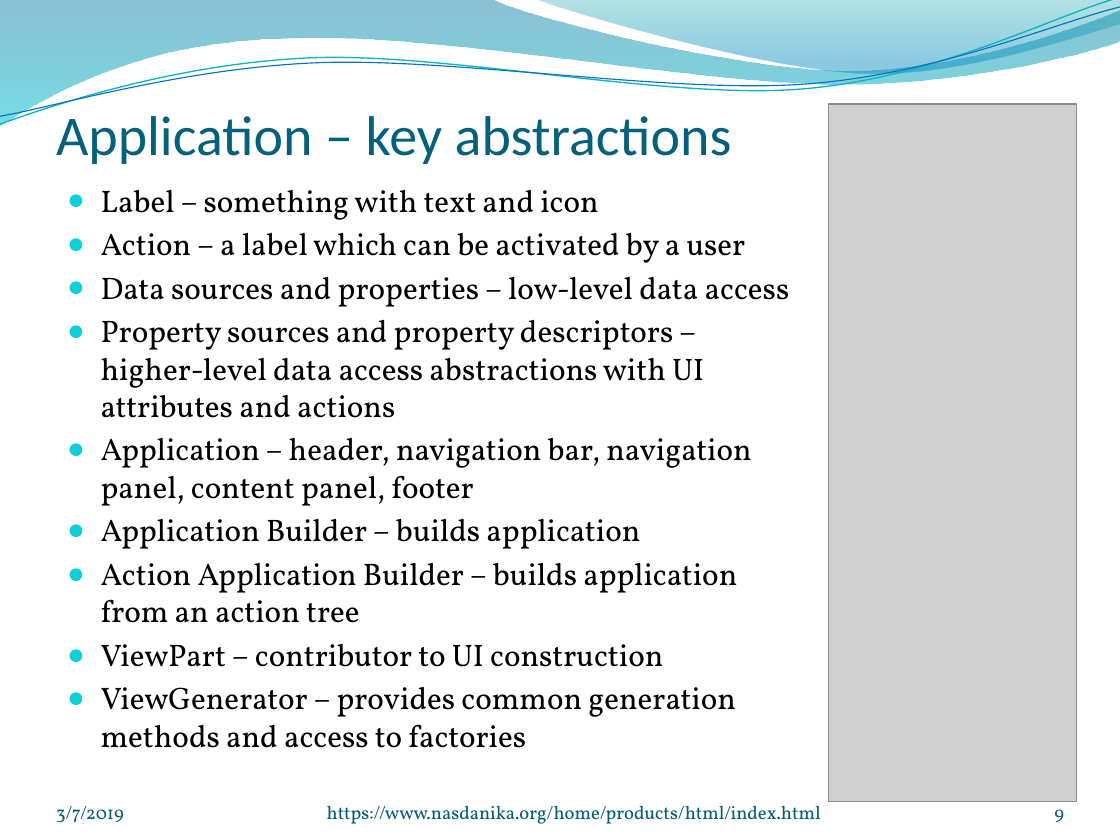
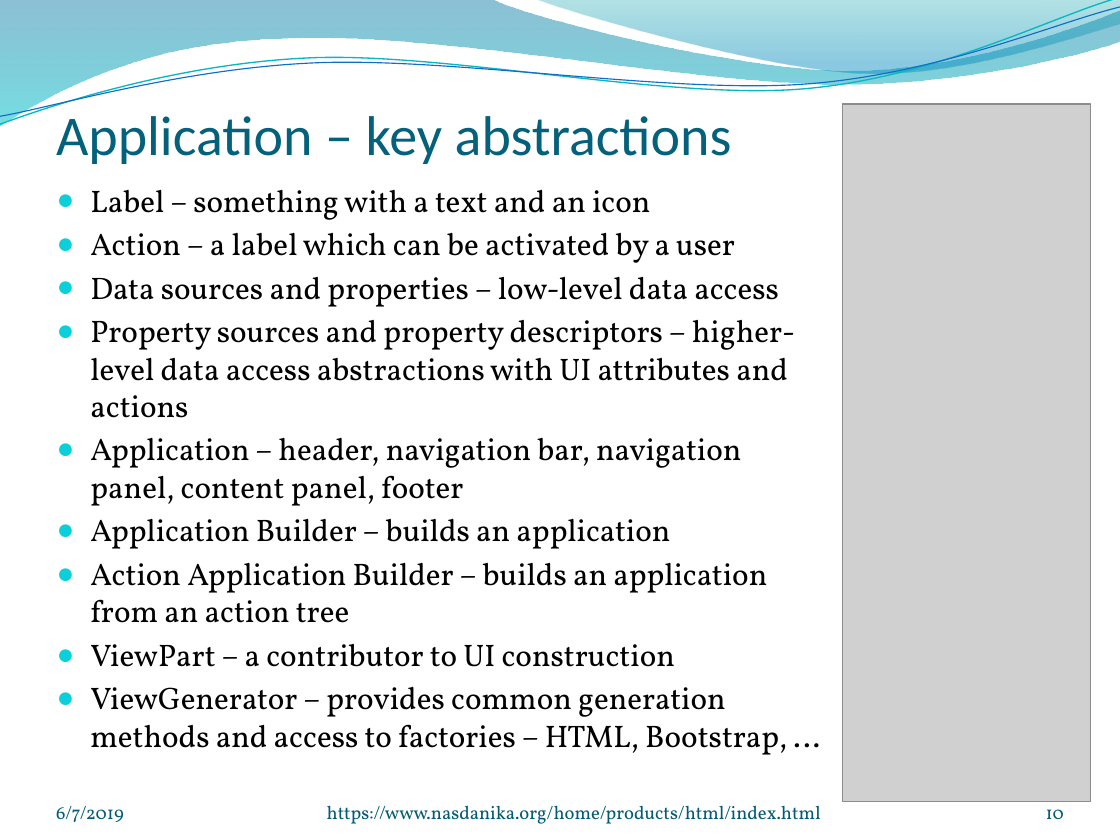
Before and after one commit to Nasdanika/html, a slide deck: slide 10 of repository/src/site/resources/Nasdanika-HTML.pptx (slide 9 before the commit). Drawn at 1120x840 pixels with LibreOffice and Linux fonts; fonts in the diff are those of the drawing; grey boxes stand for pictures; background and template pictures are left out. Boxes give left, top, right and bottom in pixels: in the first picture for what was removed or moved away, otherwise in the second. Text is boxed around its words. In the diff, an @@ line names an element or a change of style, - is before the commit and + after.

```diff
--- a/repository/src/site/resources/Nasdanika-HTML.pptx
+++ b/repository/src/site/resources/Nasdanika-HTML.pptx
@@ picture: place and size @@
-picture at box(829, 104, 1077, 802)
+picture at box(842, 104, 1091, 802)
@@ text "Label – something with a ...": place and size @@
-text "Label – something with a ..." at box(101, 189, 790, 748)
+text "Label – something with a ..." at box(90, 189, 795, 755)
@@ text at box(90, 189, 650, 220): text changed @@
-● Label – something with text and icon
+● Label – something with a text and an icon
@@ text at box(90, 518, 787, 755): text changed @@
-● Application Builder – builds application
-● Action Application Builder – builds application from an action tree
-● ViewPart – contributor to UI construction
-● ViewGenerator – provides common generation methods and access to factories
+● Application Builder – builds an application
+● Action Application Builder – builds an application from an action tree
+● ViewPart – a contributor to UI construction
+● ViewGenerator – provides common generation methods and access to factories – HTML, Bootstrap, …
@@ text at box(56, 806, 124, 822): text changed @@
-3/7/2019
+6/7/2019
@@ page number at box(1046, 809, 1064, 819): text changed @@
-9
+10
```
Also in this commit, not shown: 9 other slides changed, 2 slides added, 5 other files.
